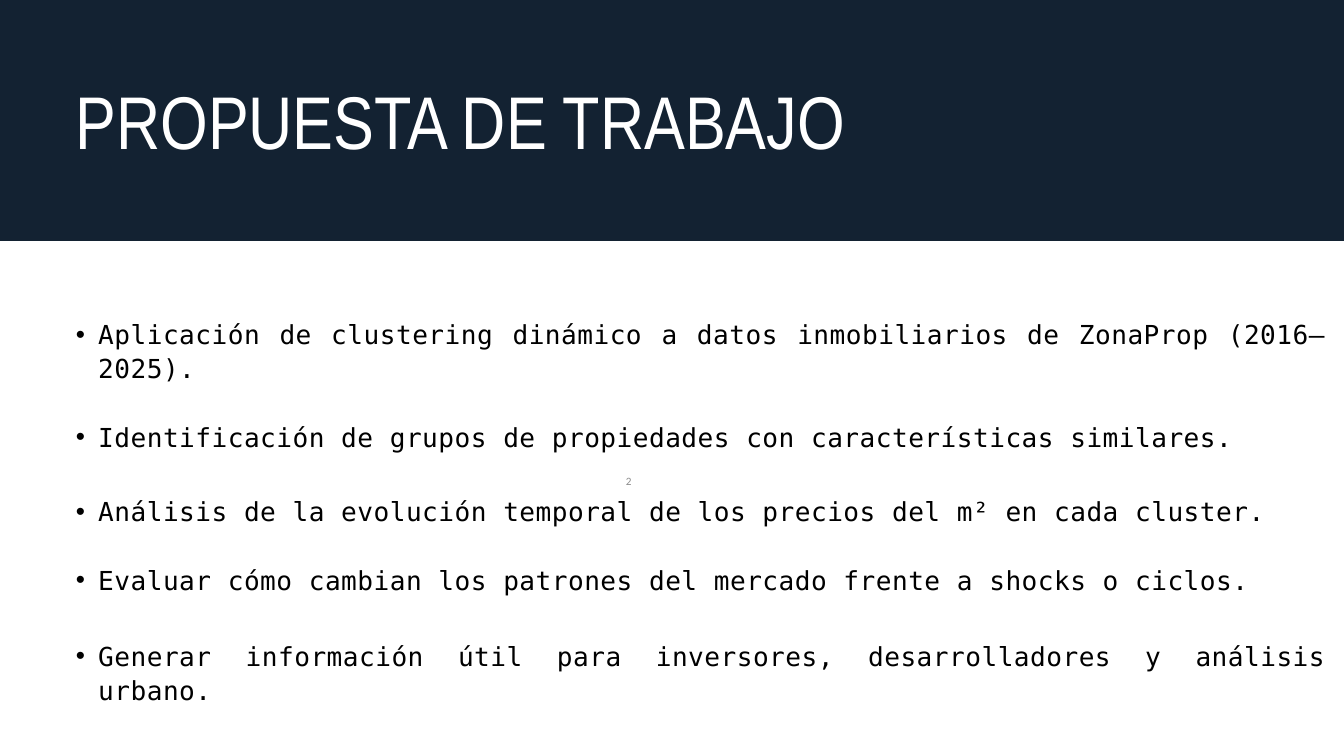
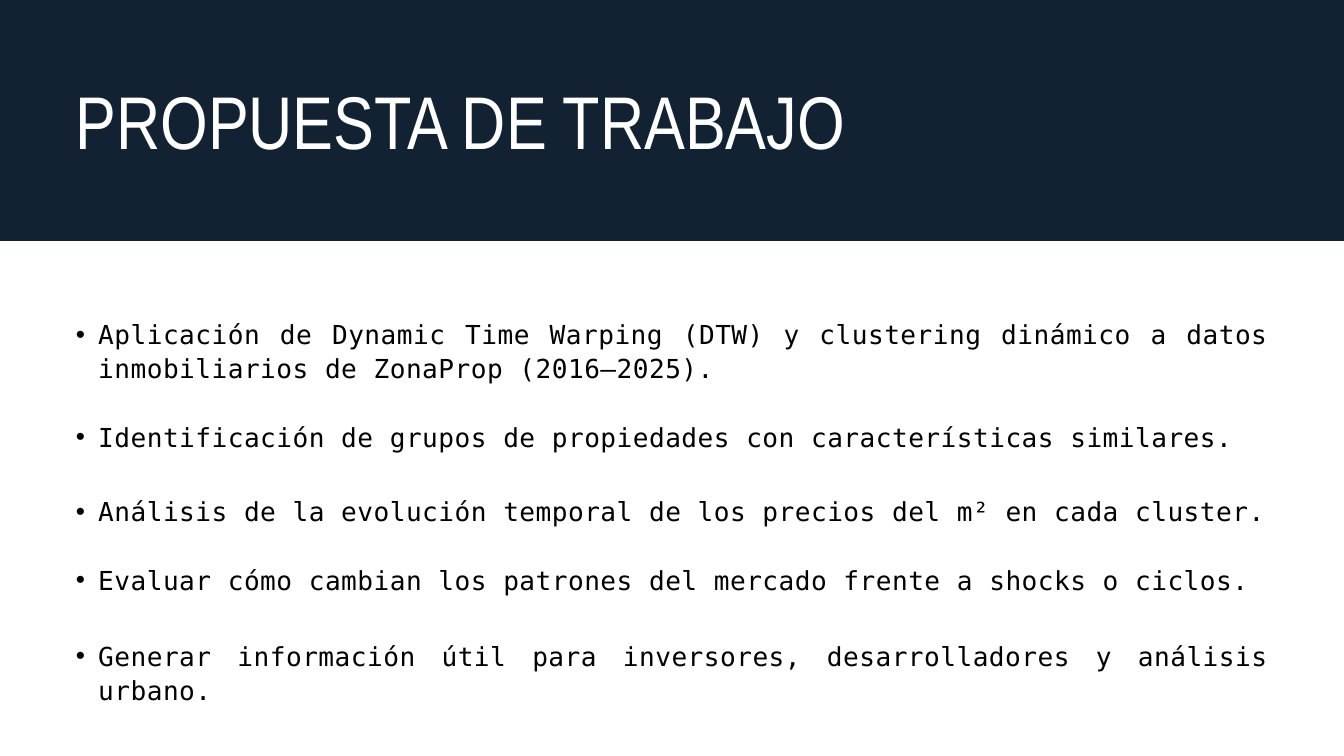
Before and after one commit to alvarezmartin2411-debug/Big-Data-UBA--Grupo-2, a slide deck: slide 2 of Proyecto Final/Entrega final - Proyecto final Grupo 2 - Taller de Programación.pptx. Drawn at 1344x756 pixels with LibreOffice and Linux fonts; fonts in the diff are those of the drawing. Boxes give left, top, right and bottom in pixels: in the first picture for what was removed or moved away, otherwise in the second. Text is boxed around its words. In the diff, an @@ line names an element or a change of style, - is before the commit and + after.

```diff
--- a/Proyecto Final/Entrega final - Proyecto final Grupo 2 - Taller de Programación.pptx
+++ b/Proyecto Final/Entrega final - Proyecto final Grupo 2 - Taller de Programación.pptx
@@ text at box(98, 323, 1267, 383): text changed @@
-  • Aplicación de clustering dinámico a datos inmobiliarios de ZonaProp (2016–2025).
+  • Aplicación de Dynamic Time Warping (DTW) y clustering dinámico a datos inmobiliarios de ZonaProp (2016–2025).
@@ page number removed at box(626, 478, 632, 485) @@
-2
```
Also in this commit, not shown: 4 other slides changed, 1 slide added.
